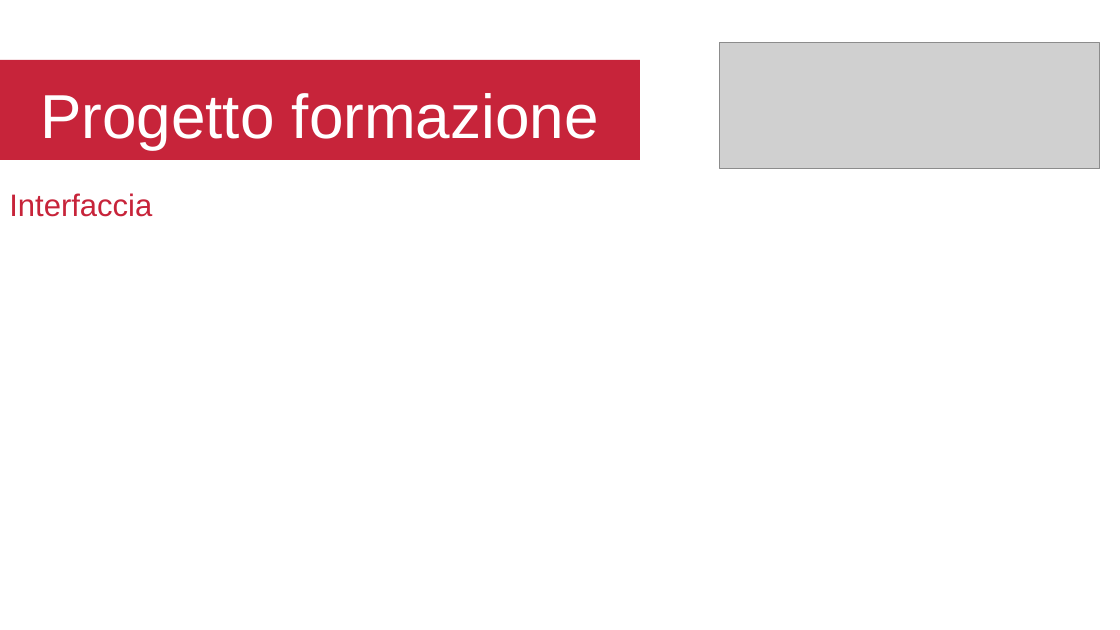
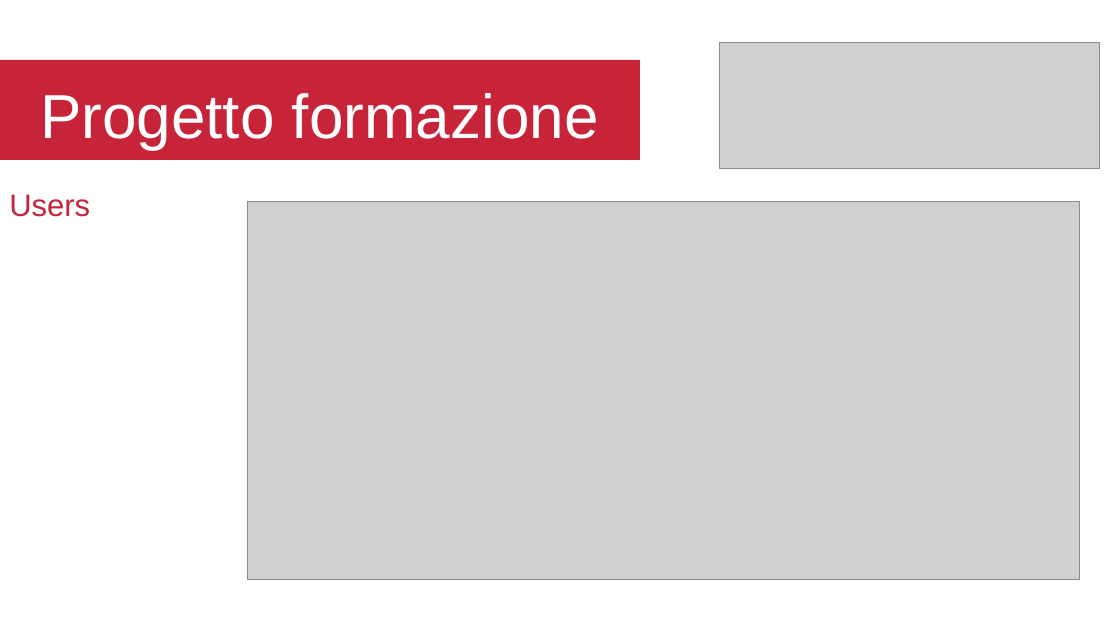
Before and after one commit to az01r/Esercizi-CIAC, a slide deck: slide 10 of Libri/Presentazione/Presentazione.odp (slide 9 before the commit). Drawn at 1120x630 pixels with LibreOffice and Linux fonts; fonts in the diff are those of the drawing; grey boxes stand for pictures; background and template pictures are left out. Boxes give left, top, right and bottom in pixels: in the first picture for what was removed or moved away, otherwise in the second. Text is boxed around its words. In the diff, an @@ line names an element or a change of style, - is before the commit and + after.

```diff
--- a/Libri/Presentazione/Presentazione.odp
+++ b/Libri/Presentazione/Presentazione.odp
@@ text at (x1=9, y1=194, x2=90, y2=217): text changed @@
-Interfaccia
+Users
@@ picture added at (x1=247, y1=202, x2=1080, y2=580) @@
```
Also in this commit, not shown: 1 other slide changed, 7 slides added, 19 other files.
